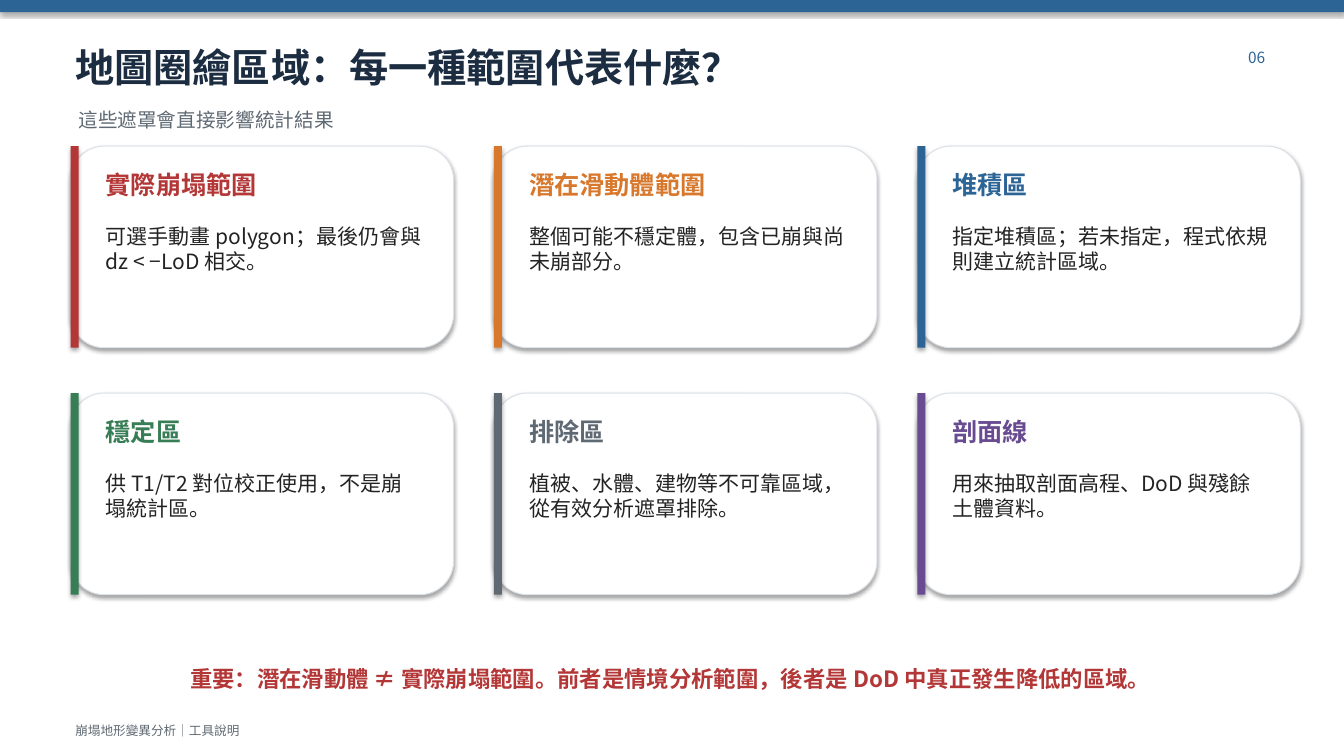
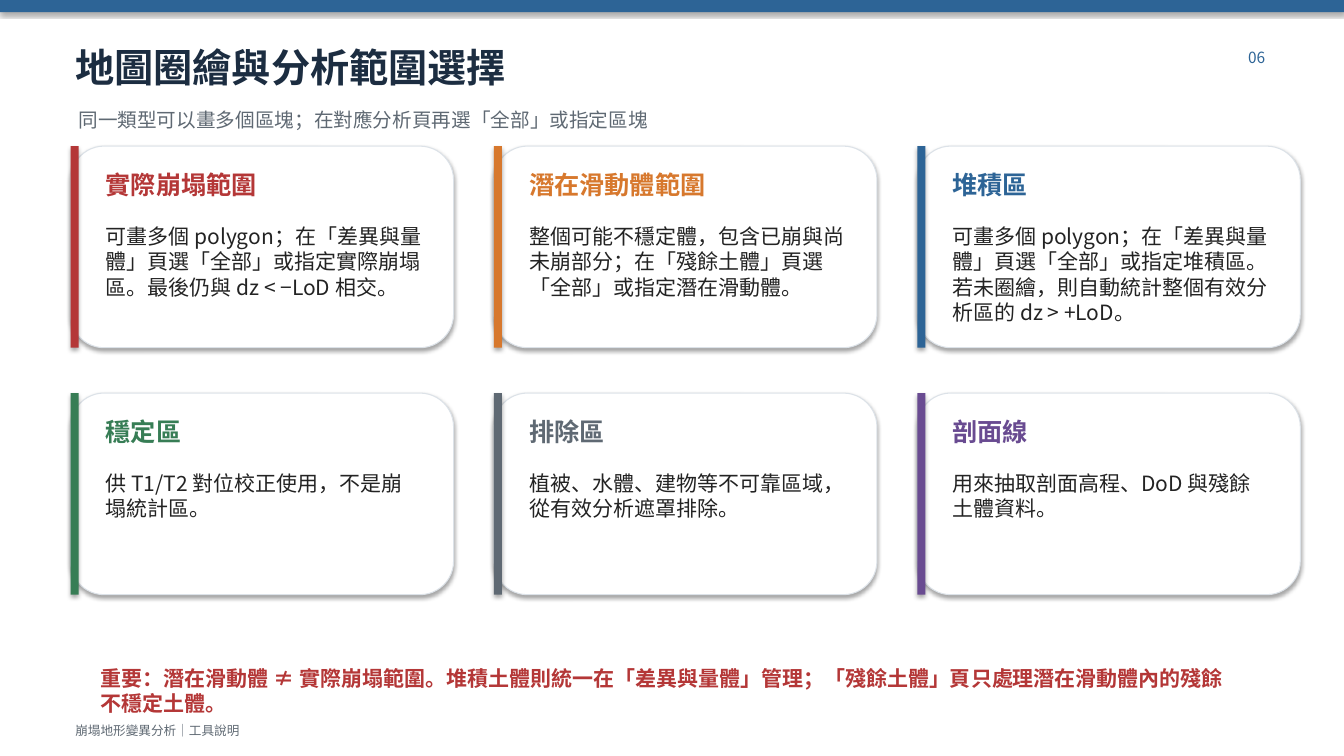
Before and after one commit to ax02tom2/landslide_dod, a slide deck: slide 7 of docs/崩塌地形變異分析_工具說明簡報.pptx. Drawn at 1344x756 pixels with LibreOffice and Linux fonts; fonts in the diff are those of the drawing. Boxes give left, top, right and bottom in pixels: in the first picture for what was removed or moved away, otherwise in the second. Text is boxed around its words. In the diff, an @@ line names an element or a change of style, - is before the commit and + after.

```diff
--- a/docs/崩塌地形變異分析_工具說明簡報.pptx
+++ b/docs/崩塌地形變異分析_工具說明簡報.pptx
@@ text at (75, 48, 506, 86): text changed @@
-地圖圈繪區域：每一種範圍代表什麼？
+地圖圈繪與分析範圍選擇
@@ text at (78, 110, 647, 130): text changed @@
-這些遮罩會直接影響統計結果
+同一類型可以畫多個區塊；在對應分析頁再選「全部」或指定區塊
@@ text at (106, 226, 421, 297): text changed @@
-可選手動畫 polygon；最後仍會與 dz < −LoD 相交。
+可畫多個 polygon；在「差異與量體」頁選「全部」或指定實際崩塌區。最後仍與 dz < −LoD 相交。
@@ text at (529, 226, 844, 297): text changed @@
-整個可能不穩定體，包含已崩與尚未崩部分。
+整個可能不穩定體，包含已崩與尚未崩部分；在「殘餘土體」頁選「全部」或指定潛在滑動體。
@@ text at (952, 226, 1268, 322): text changed @@
-指定堆積區；若未指定，程式依規則建立統計區域。
+可畫多個 polygon；在「差異與量體」頁選「全部」或指定堆積區。若未圈繪，則自動統計整個有效分析區的 dz > +LoD。
@@ text at (101, 668, 1223, 713): text changed; size 16 to 15 pt @@
-重要：潛在滑動體 ≠ 實際崩塌範圍。前者是情境分析範圍，後者是 DoD 中真正發生降低的區域。
+重要：潛在滑動體 ≠ 實際崩塌範圍。堆積土體則統一在「差異與量體」管理；「殘餘土體」頁只處理潛在滑動體內的殘餘不穩定土體。
```
Also in this commit, not shown: 6 other slides changed.
